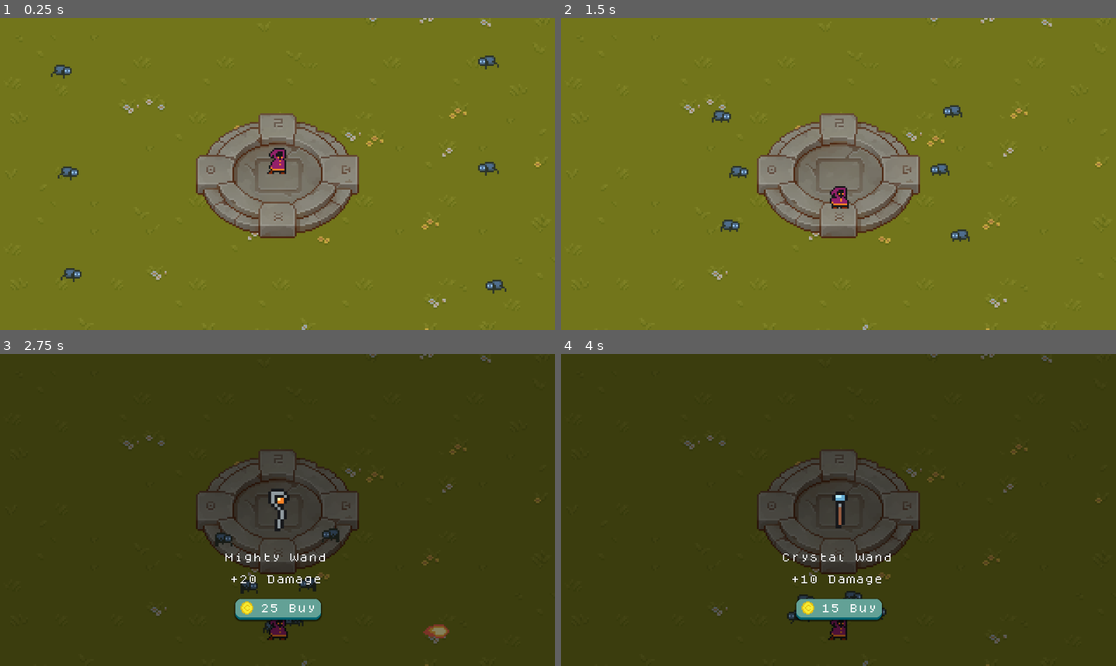
Above: before the commit, frames 1-4 (two rows, left to right).
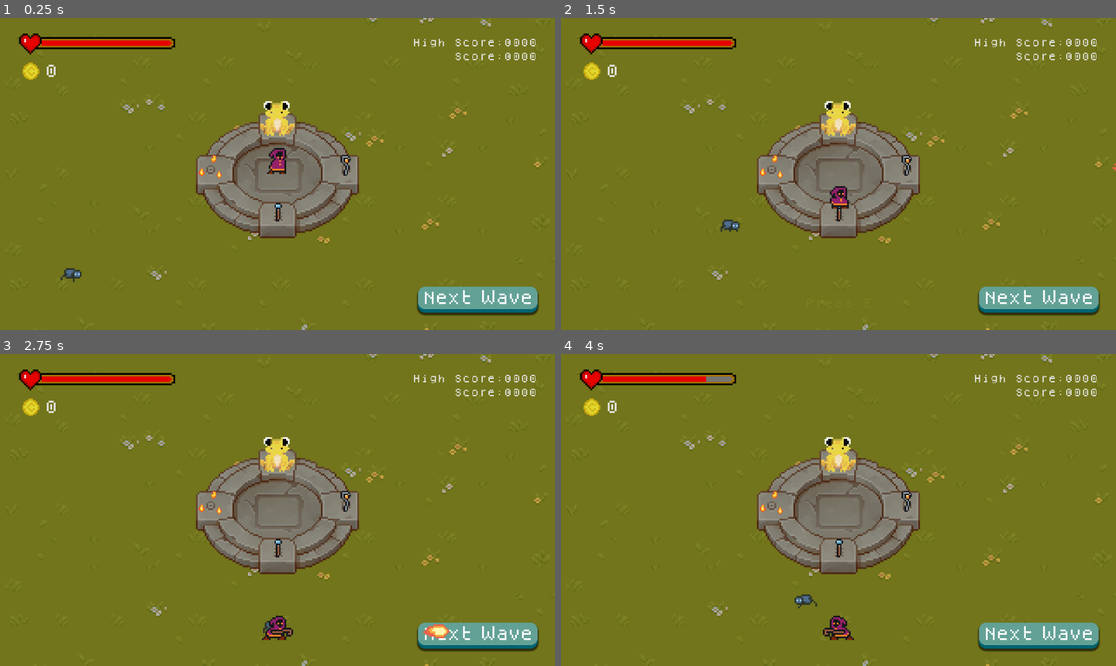
Above: after the commit, the same moments.

Repository: Kartik-Saini77/Spellstorm
Game: Godot game, scene res://scenes/game.tscn
Two runs of this game, one before a commit and one after it. Both use one fixed random seed, a clock stepped at 60 frames per second and the inputs below.
Inputs (mouse positions are in pixels of both pictures, inside the frame that each line leads up to):
- Up to frame 1 (0.25 s): no input
- Up to frame 2 (1.5 s): move the mouse to (960, 158) at 0.52 s; hold Right (fire_right) 0.53-1.28 s; tap E (E) at 0.6, 1.35 s; move the mouse to (727, 189) at 1.27 s; hold S (down) from 1.28 s (still down)
- Up to frame 3 (2.75 s): move the mouse to (333, 441) at 2.02 s; release S (down) at 2.03 s; hold Right (fire_right) from 2.03 s (still down); tap E (E) at 2.1 s
- Up to frame 4 (4 s): move the mouse to (810, 572) at 2.77 s; release Right (fire_right) at 2.78 s; hold Up (fire_up) 2.78-3.53 s; tap E (E) at 2.85, 3.6 s; move the mouse to (1005, 556) at 3.52 s; hold Left (fire_left) from 3.53 s (still down)

The runs differ from the first frame. In frame 1, 4.8% of the frame differs, in the area x 3-98%, y 4-96%; in frame 2, 4.8%; in frame 3, 100%; in frame 4, 100%, in the area x 0-100%, y 0-100%.
Error before the commit: Invalid access to property or key '<null>' on a base object of type 'Dictionary'. (res://scripts/shop.gd:30)

Commit message:
Added invincibility frames and healthbar for the player, coin counter and a scoring system

Diff:
--- a/project.godot
+++ b/project.godot
@@ -26,6 +26,11 @@
 WebProjectile="refers to web_projectile"
 Fireball="refers to the fireball player attack"
 Spider="refers to the spider enemy"
+
+[gui]
+
+theme/default_font_multichannel_signed_distance_field=true
+theme/default_font_generate_mipmaps=true
 
 [input]
 
--- a/scenes/game.tscn
+++ b/scenes/game.tscn
@@ -7,6 +7,7 @@
 [ext_resource type="Texture2D" uid="uid://cvxfs3m5hjnhy" path="res://assets/Little Mage1-1/Tileset/TX Props.png" id="5_dd7p6"]
 [ext_resource type="Texture2D" uid="uid://c52v5hie0uggt" path="res://assets/Little Mage1-1/Tileset/TX Shadow_Props.png" id="6_m7w7w"]
 [ext_resource type="PackedScene" uid="uid://cd3c3w8j77sqe" path="res://scenes/spider.tscn" id="8_ra2ut"]
+[ext_resource type="PackedScene" uid="uid://buci7kstsj8go" path="res://scenes/stats.tscn" id="9_uvj3q"]
 [ext_resource type="PackedScene" uid="uid://v81mqcapod0o" path="res://scenes/shop.tscn" id="11_ohako"]
 
 [sub_resource type="TileSetAtlasSource" id="TileSetAtlasSource_weork"]
@@ -1427,7 +1428,6 @@
 tile_set = SubResource("TileSet_4cg7y")
 
 [node name="Shop" parent="." instance=ExtResource("11_ohako")]
-visible = false
 
 [node name="Player" parent="." instance=ExtResource("1_oexw6")]
 
@@ -1442,17 +1442,8 @@
 [node name="Spider" parent="." instance=ExtResource("8_ra2ut")]
 position = Vector2(-130, 68)
 
-[node name="Spider2" parent="." instance=ExtResource("8_ra2ut")]
-position = Vector2(-136, -60)
-
-[node name="Spider3" parent="." instance=ExtResource("8_ra2ut")]
-position = Vector2(-133, 4)
-
-[node name="Spider4" parent="." instance=ExtResource("8_ra2ut")]
-position = Vector2(133, -66)
-
-[node name="Spider5" parent="." instance=ExtResource("8_ra2ut")]
-position = Vector2(134, 1)
-
-[node name="Spider6" parent="." instance=ExtResource("8_ra2ut")]
-position = Vector2(137, 75)
+[node name="Stats" parent="." instance=ExtResource("9_uvj3q")]
+offset_left = -160.0
+offset_top = -90.0
+offset_right = -160.0
+offset_bottom = -90.0
--- a/scenes/player.tscn
+++ b/scenes/player.tscn
@@ -162,7 +162,7 @@
 "duration": 3.0,
 "texture": ExtResource("7_crsa3")
 }],
-"loop": true,
+"loop": false,
 "name": &"attack Crystal",
 "speed": 10.0
 }, {
@@ -185,7 +185,7 @@
 "duration": 3.0,
 "texture": ExtResource("13_q65h1")
 }],
-"loop": true,
+"loop": false,
 "name": &"attack Mighty",
 "speed": 10.0
 }, {
@@ -208,7 +208,7 @@
 "duration": 3.0,
 "texture": ExtResource("19_uh8rw")
 }],
-"loop": true,
+"loop": false,
 "name": &"attack Wood",
 "speed": 10.0
 }, {
@@ -379,11 +379,10 @@
 wait_time = 0.8
 one_shot = true
 
-[node name="Attack_Offset" type="Timer" parent="."]
-wait_time = 0.4
+[node name="Slow_Timer" type="Timer" parent="."]
+
+[node name="Invincibility" type="Timer" parent="."]
 one_shot = true
-
-[node name="Slow_Timer" type="Timer" parent="."]
 
 [node name="AnimationPlayer" type="AnimationPlayer" parent="."]
 libraries = {
--- /dev/null
+++ b/scenes/stats.tscn
@@ -0,0 +1,84 @@
+[gd_scene load_steps=7 format=3 uid="uid://buci7kstsj8go"]
+
+[ext_resource type="Texture2D" uid="uid://88bb5l7b311h" path="res://assets/Healthbar.png" id="1_62vmh"]
+[ext_resource type="Script" path="res://scripts/stats.gd" id="1_o1ost"]
+[ext_resource type="FontFile" uid="uid://djw6p78gsyxsv" path="res://assets/fonts/dogica.ttf" id="2_3ghpe"]
+[ext_resource type="Texture2D" uid="uid://v6v42lpf5xwo" path="res://assets/Healthbar_under.png" id="2_75ue0"]
+[ext_resource type="Texture2D" uid="uid://cs6s018vaorpj" path="res://assets/Healthbar_progress.png" id="4_i6g18"]
+[ext_resource type="Texture2D" uid="uid://bnkgyhxcrysf0" path="res://assets/coin(32x32).png" id="6_5sx8y"]
+
+[node name="Stats" type="Control"]
+modulate = Color(0.903598, 0.903598, 0.903598, 1)
+layout_mode = 3
+anchors_preset = 0
+script = ExtResource("1_o1ost")
+
+[node name="Healthbar" type="Node2D" parent="."]
+
+[node name="TextureProgressBar" type="TextureProgressBar" parent="Healthbar"]
+z_index = 49
+offset_left = 11.0
+offset_top = 9.0
+offset_right = 101.0
+offset_bottom = 21.0
+value = 50.0
+texture_under = ExtResource("2_75ue0")
+texture_over = ExtResource("1_62vmh")
+texture_progress = ExtResource("4_i6g18")
+texture_progress_offset = Vector2(12, 4)
+tint_under = Color(0.5, 0.5, 0.5, 1)
+
+[node name="Label" type="Label" parent="Healthbar"]
+z_index = 50
+offset_left = 102.0
+offset_top = 12.0
+offset_right = 159.0
+offset_bottom = 19.0
+scale = Vector2(0.6, 0.6)
+theme_override_fonts/font = ExtResource("2_3ghpe")
+theme_override_font_sizes/font_size = 8
+text = "100/100"
+
+[node name="HighScore" type="Label" parent="."]
+z_index = 50
+layout_mode = 0
+offset_left = 238.0
+offset_top = 12.0
+offset_right = 358.0
+offset_bottom = 19.0
+scale = Vector2(0.6, 0.6)
+theme_override_fonts/font = ExtResource("2_3ghpe")
+theme_override_font_sizes/font_size = 8
+text = "High Score:0000"
+
+[node name="Score" type="Label" parent="."]
+z_index = 50
+layout_mode = 0
+offset_left = 262.0
+offset_top = 20.0
+offset_right = 342.0
+offset_bottom = 27.0
+scale = Vector2(0.6, 0.6)
+theme_override_fonts/font = ExtResource("2_3ghpe")
+theme_override_font_sizes/font_size = 8
+text = "Score:0000"
+
+[node name="Coin_Count" type="Node2D" parent="."]
+
+[node name="Sprite2D" type="Sprite2D" parent="Coin_Count"]
+position = Vector2(16, 31)
+scale = Vector2(0.4375, 0.4375)
+texture = ExtResource("6_5sx8y")
+
+[node name="Label" type="Label" parent="Coin_Count"]
+z_index = 50
+offset_left = 26.0
+offset_top = 27.0
+offset_right = 52.0
+offset_bottom = 34.0
+theme_override_fonts/font = ExtResource("2_3ghpe")
+theme_override_font_sizes/font_size = 8
+text = "0"
+
+[connection signal="mouse_entered" from="Healthbar/TextureProgressBar" to="." method="_on_healthbar_mouse_entered"]
+[connection signal="mouse_exited" from="Healthbar/TextureProgressBar" to="." method="_on_healthbar_mouse_exited"]
--- a/scripts/fireball.gd
+++ b/scripts/fireball.gd
@@ -23,6 +23,7 @@
 	var body = area.get_parent()
 
 	if body.is_in_group("WebProjectile"):
+		$"../Stats".update_score(1)
 		body.queue_free()
 		queue_free()
 
--- a/scripts/player.gd
+++ b/scripts/player.gd
@@ -3,10 +3,12 @@
 @export var speed = 100.0
 @export var health: float = 100.0
 
-@onready var sprite: AnimatedSprite2D = $"./Sprite"
+@onready var sprite: AnimatedSprite2D = $Sprite
 @onready var screen_size: Vector2 = get_viewport_rect().size
 @onready var fireball_scene = preload("res://scenes/fireball.tscn")
 @onready var slow_timer: Timer = $Slow_Timer
+@onready var invin_timer: Timer = $Invincibility
+@onready var stats: Control = $"../Stats"
 
 var fireball_cooldown: float = 0.8
 var death_animation_duration: float = 4.0
@@ -109,12 +111,17 @@
 		fireball.set_direction(fire_direction)
 
 func damage(amount: int) -> bool:
-	if equipped_shield:
+	if not invin_timer.is_stopped():
+		return false
+	elif equipped_shield:
 		equipped_shield.reduce_durability()
+		invin_timer.start()
 		return false
 	else:
-		health -= amount
+		health = max(0, health - amount)
+		stats.update_health()
 		$AnimationPlayer.play("damage")
+		invin_timer.start()
 		return true
 
 func apply_slow(duration: float = 3.0) -> void:
@@ -137,8 +144,8 @@
 		inventory[item] = true
 	print(inventory)
 
-func update_coin_ui():                          #To-do
-	pass
+func update_coin_ui():
+	stats.update_coin(inventory["coins"])
 
 func spawn_drops():
 	pass
--- a/scripts/spider.gd
+++ b/scripts/spider.gd
@@ -158,6 +158,7 @@
 	sprite.play("upside_down")
 	await sprite.animation_finished
 	drop_loot()
+	$"../Stats".update_score(100)
 	queue_free()
 
 func drop_loot() -> void:
--- /dev/null
+++ b/scripts/stats.gd
@@ -0,0 +1,46 @@
+extends Control
+
+@onready var player: Node2D = get_tree().get_first_node_in_group("Player")
+@onready var healthbar: TextureProgressBar = $Healthbar/TextureProgressBar
+@onready var health_label: Label = $Healthbar/Label
+@onready var coin_label: Label = $Coin_Count/Label
+@onready var score_label: Label = $Score
+@onready var high_score_label: Label = $HighScore
+@onready var max_health: float = player.health
+
+var score: int = 0
+var high_score: int = 0
+
+func _ready():
+	healthbar.value = player.health / max_health * 100.0
+	health_label.text = str(player.health) + "/" + str(max_health)
+	health_label.visible = false
+	score_label.text = "Score:0000"
+	high_score_label.text = "High Score:0000"
+
+func _process(_delta: float) -> void:
+	pass
+
+func update_health() -> void:
+	healthbar.value = player.health / max_health * 100.0
+	health_label.text = str(player.health) + "/" + str(max_health)
+
+func _on_healthbar_mouse_entered() -> void:
+	health_label.visible = true
+
+func _on_healthbar_mouse_exited() -> void:
+	health_label.visible = false
+
+func update_coin(coins: int) -> void:
+	coin_label.text = str(coins)
+	update_score(10)
+
+func update_score(amount: int) -> void:
+	score += amount
+	score_label.text = "Score:" + str(score).pad_zeros(4)
+	if score > high_score:
+		high_score = score
+		high_score_label.text = "High Score:" + str(high_score).pad_zeros(4)
+
+func wave_cleared() -> void:
+	update_score(500)
--- a/scripts/web_projectile.gd
+++ b/scripts/web_projectile.gd
@@ -37,8 +37,7 @@
 		queue_free()
 		body.queue_free()
 
-	if body == player:
-		player.damage(dmg)
+	if body == player and player.damage(dmg):
 		if is_slowness:
 			player.apply_slow(slow_duration)
 		queue_free()
Binary file added: assets/Healthbar.png
Not shown, added: assets/Healthbar.png.import
Binary file added: assets/Healthbar_progress.png
Not shown, added: assets/Healthbar_progress.png.import
Binary file added: assets/Healthbar_under.png
Not shown, added: assets/Healthbar_under.png.import
Not shown: 1 places in scenes/game.tscn that only renumber resources
